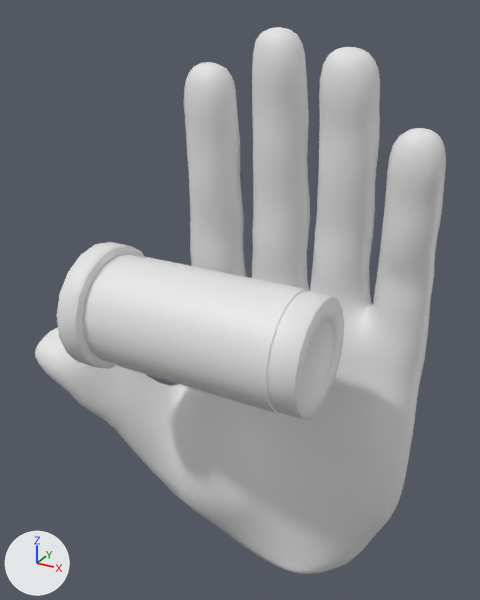
An edit to the Blender file Model/Level2/LeftHandMedicine.blend, drawn before and after from the same camera.
One viewpoint serves both versions: a 50 mm camera at (0.431, -1.005, 1.031) aimed at (-0.091, -0.054, 0.555). The axes (+X, +Y, +Z) are drawn at lower left. The lights are the same throughout.

Names of what the first picture shows: 'Pills', 'StylizedHandMesh.Left'.
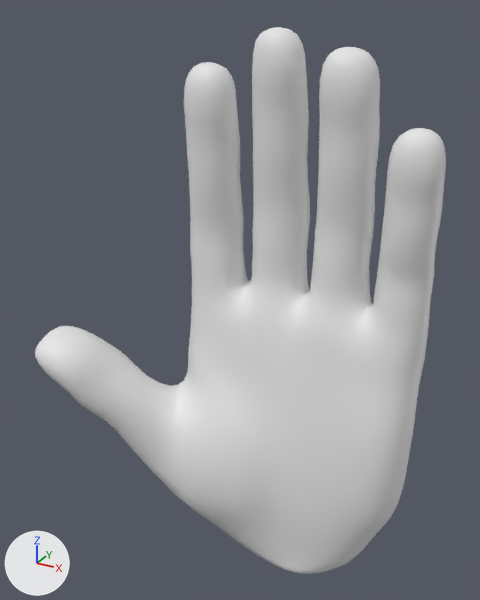
Location of each change, [x1, y1, x2, y2] in pixels of the pictures (480 x 600 px):
'Pills', hidden: before [57, 242, 344, 419]

Diff of the bpy script that builds the scene:
```diff
--- a/Model/Level2/LeftHandMedicine.blend.py
+++ b/Model/Level2/LeftHandMedicine.blend.py
@@ ob_pills @@
 ob_pills.scale = (0.0135, 0.0135, 0.0135)
+ob_pills.hide_set(True)
```
